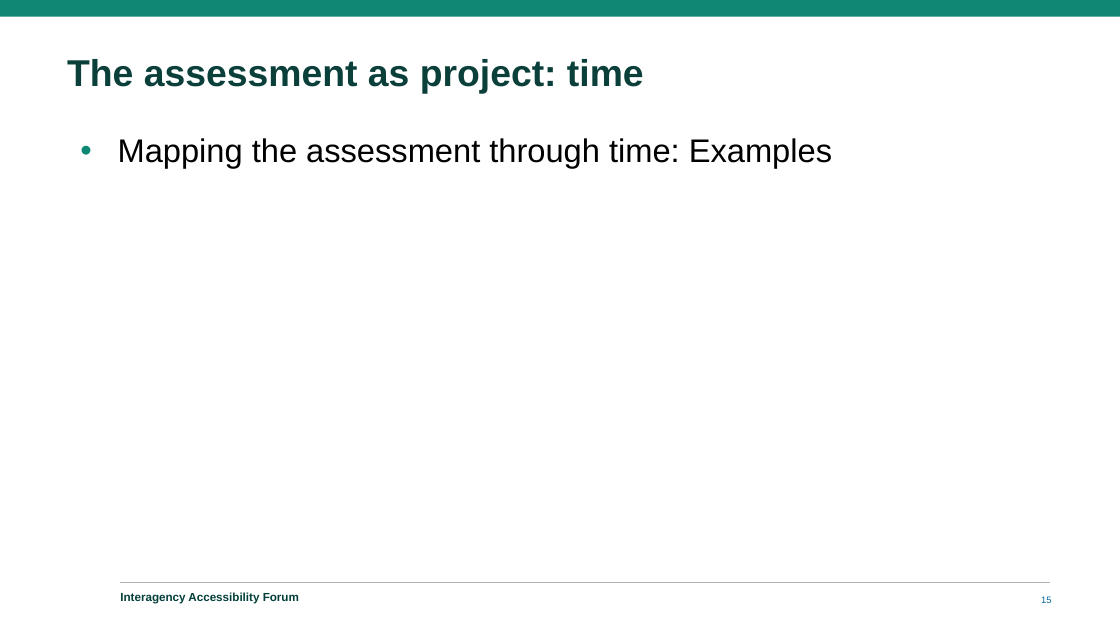
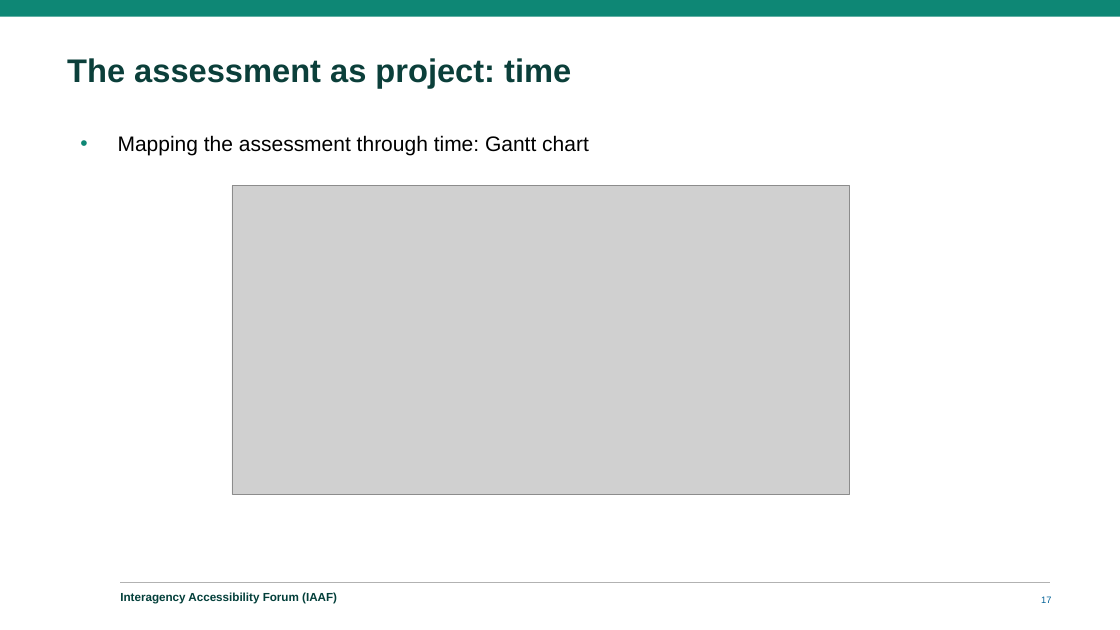
Before and after one commit to GSA/Section508.gov, a slide deck: slide 17 of assets/files/iaaf/2025/IAAF-2025-Project-Managing-Accessibility-Compliance.pptx (slide 15 before the commit). Drawn at 1120x630 pixels with LibreOffice and Linux fonts; fonts in the diff are those of the drawing; grey boxes stand for pictures; background and template pictures are left out. Boxes give left, top, right and bottom in pixels: in the first picture for what was removed or moved away, otherwise in the second. Text is boxed around its words. In the diff, an @@ line names an element or a change of style, - is before the commit and + after.

Commit message:
Update IAAF files, PM List

```diff
--- a/assets/files/iaaf/2025/IAAF-2025-Project-Managing-Accessibility-Compliance.pptx
+++ b/assets/files/iaaf/2025/IAAF-2025-Project-Managing-Accessibility-Compliance.pptx
@@ title "The assessment as project: time" at bbox=[67, 58, 571, 88]: size 32 to 28 pt @@
@@ text at bbox=[118, 135, 589, 155]: text changed; size 28 to 18 pt @@
-• Mapping the assessment through time: Examples
+• Mapping the assessment through time: Gantt chart
@@ picture added at bbox=[232, 186, 849, 494] @@
@@ text at bbox=[120, 592, 337, 604]: text changed @@
-Interagency Accessibility Forum
+Interagency Accessibility Forum (IAAF)
@@ page number at bbox=[1041, 596, 1051, 603]: text changed @@
-15
+17
```
Also in this commit, not shown: 17 other slides changed, 4 slides added, 7 slides removed, 2 other files.
